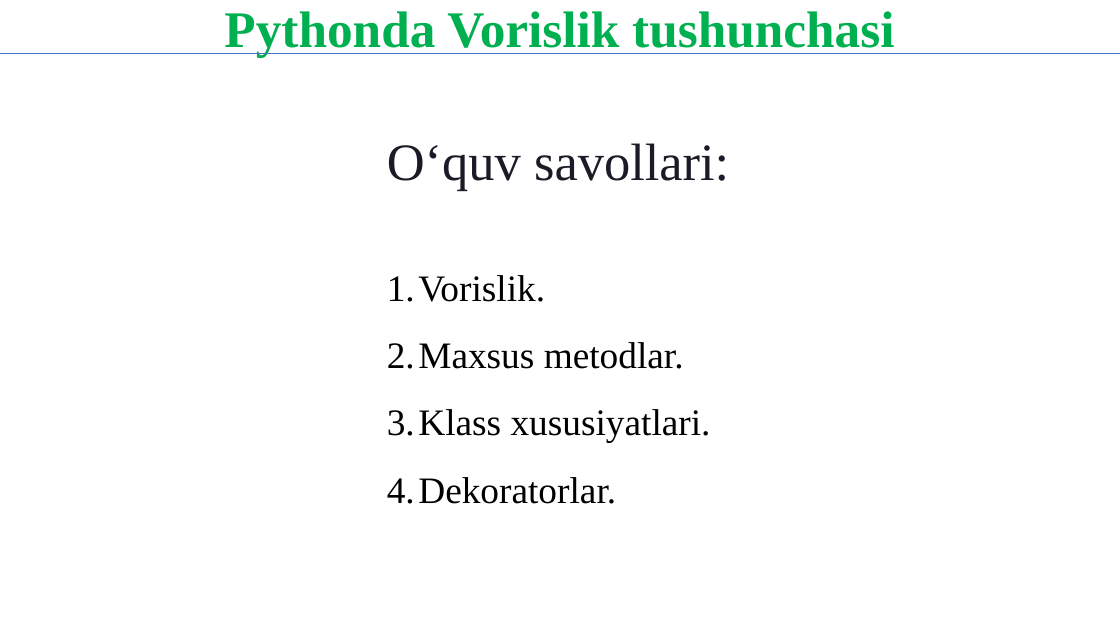
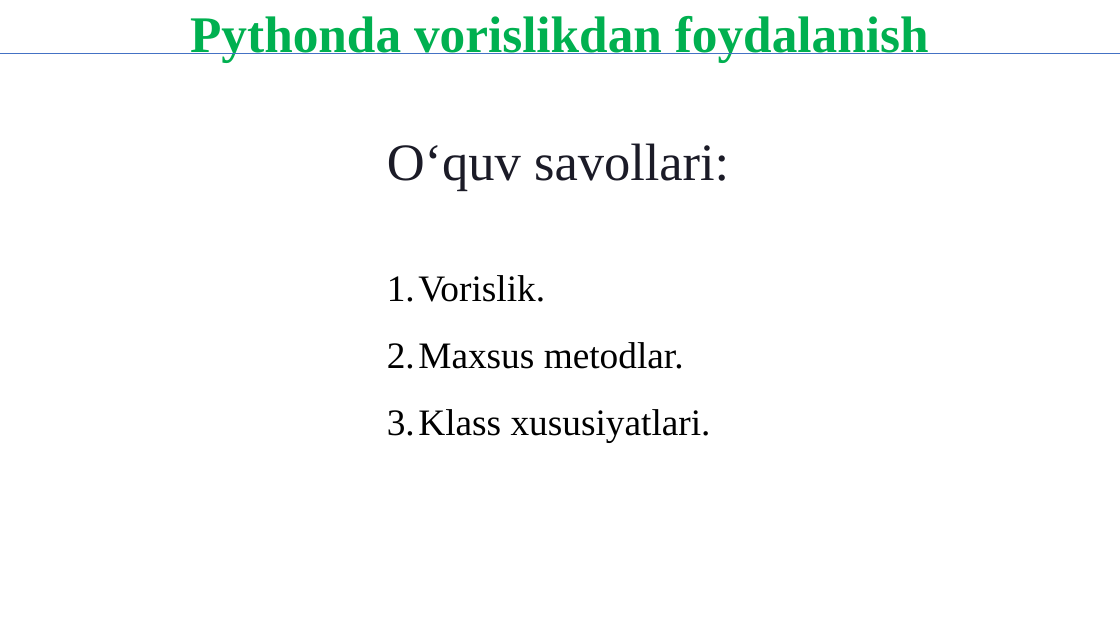
Before and after one commit to qwerty291996/2025-2026, a slide deck: slide 3 of Dars materiallari 2025-2026/Sun'iy intellekt asoslari 2025-2026/1.15 Pythonda Vorislikdan foydalanish/1.15 Pythonda Vorislikdan foydalanish.pptx (slide 2 before the commit). Drawn at 1120x630 pixels with LibreOffice and Linux fonts; fonts in the diff are those of the drawing. Boxes give left, top, right and bottom in pixels: in the first picture for what was removed or moved away, otherwise in the second. Text is boxed around its words. In the diff, an @@ line names an element or a change of style, - is before the commit and + after.

```diff
--- a/Dars materiallari 2025-2026/Sun'iy intellekt asoslari 2025-2026/1.15 Pythonda Vorislikdan foydalanish/1.15 Pythonda Vorislikdan foydalanish.pptx
+++ b/Dars materiallari 2025-2026/Sun'iy intellekt asoslari 2025-2026/1.15 Pythonda Vorislikdan foydalanish/1.15 Pythonda Vorislikdan foydalanish.pptx
@@ text at bbox=[190, 16, 929, 63]: text changed @@
-Pythonda Vorislik tushunchasi
+Pythonda vorislikdan foydalanish
@@ text at bbox=[387, 477, 616, 504]: paragraph removed @@
-4. Dekoratorlar.
```
Also in this commit, not shown: 5 other slides changed, 1 slide added, 3 slides removed, 13 other files.
